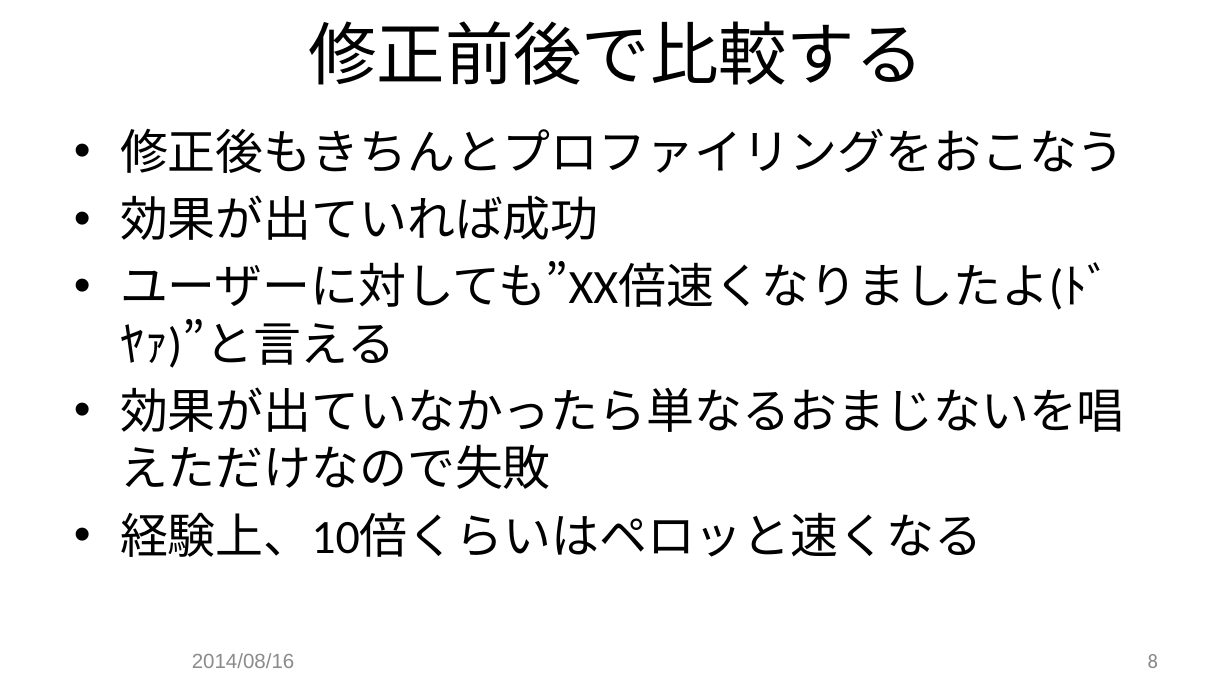
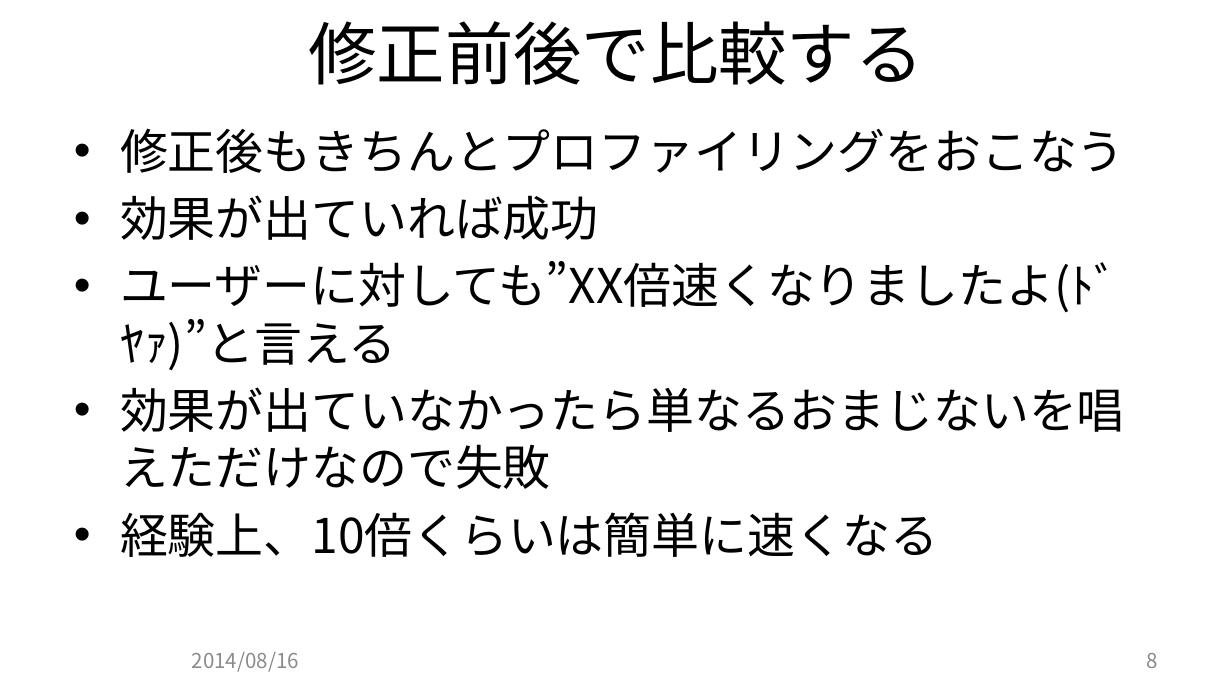
Before and after one commit to JCGS/CEDEC2014, a slide deck: slide 8 of chiyama/2014cedec_chiyama.pptx. Drawn at 1232x693 pixels with LibreOffice and Linux fonts; fonts in the diff are those of the drawing; background and template pictures are left out. Boxes give left, top, right and bottom in pixels: in the first picture for what was removed or moved away, otherwise in the second. Text is boxed around its words. In the diff, an @@ line names an element or a change of style, - is before the commit and + after.

```diff
--- a/chiyama/2014cedec_chiyama.pptx
+++ b/chiyama/2014cedec_chiyama.pptx
@@ text at <box>120,128,1125,489</box>: font Calibri to Noto Sans CJK JP in "修正後もきちんとプロファイリングをおこなう", "効果が出ていれば成功", "ユーザーに対しても”XX倍速くなりましたよ(ﾄﾞﾔｧ)”と言える", "効果が出ていなかったら単なるおまじないを唱えただけなので失敗" @@
@@ text at <box>120,512,939,557</box>: text changed; font Calibri to Noto Sans CJK JP @@
-• 経験上、10倍くらいはペロッと速くなる
+• 経験上、10倍くらいは簡単に速くなる
@@ text "2014/08/16" at <box>192,652,299,672</box>: font Arial to Noto Sans CJK JP @@
@@ page number at <box>1147,653,1158,668</box>: font Calibri to Noto Sans CJK JP @@
```
Also in this commit, not shown: 9 other slides changed, 2 slides added.
